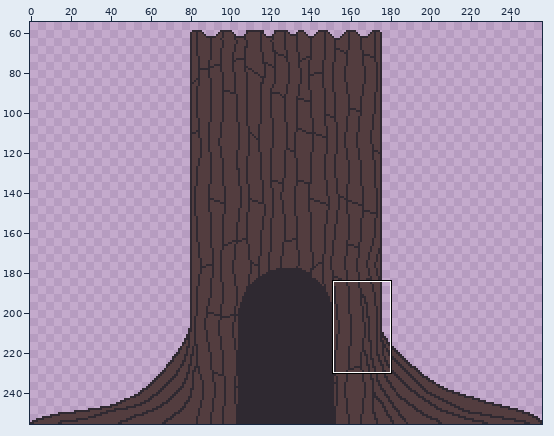
Edited in one commit: pixel-art file (Project/assets/world/building1.aseprite). The picture above shows the old version from afar; the outline marks the close-up.
Close-up. As it was:
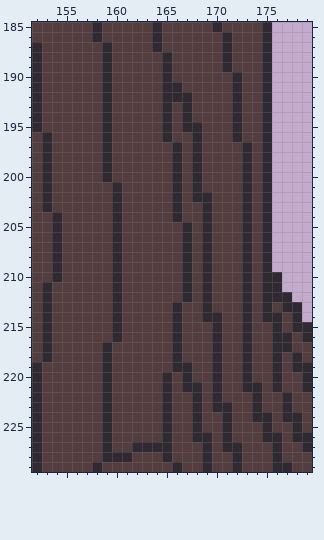
256x256 pixels, 1 frame. Colours within 5 levels of each other are drawn and written as one. Shown: x 152..179, y 185..229. The wide view leaves out empty margins.
Once edited:
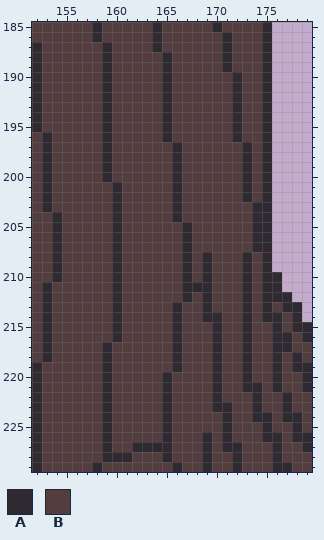
Palette (. is transparent): A #2f2931  B #533d3f
Change:
{"change": "layer \"roots\" added"}
{"where": "layers \"roots\", \"trunk\""}
{"y":191,"x":166,"old":"A","new":"B"}
{"y":192,"x":166,"old":"AA","new":"BB"}
{"y":193,"x":167,"old":"A","new":"B"}
{"y":194,"x":167,"old":"A","new":"B"}
{"y":195,"x":167,"old":"AA","new":"BB"}
{"y":196,"x":168,"old":"A","new":"B"}
{"y":197,"x":168,"old":"A","new":"B"}
{"y":198,"x":168,"old":"A","new":"B"}
{"y":199,"x":168,"old":"A","new":"B"}
{"y":200,"x":168,"old":"A","new":"B"}
{"y":201,"x":168,"old":"A","new":"B"}
{"y":202,"x":168,"old":"AA","new":"BB"}
{"y":203,"x":169,"old":"A","new":"B"}
{"y":203,"x":173,"old":"AB","new":"BA"}
{"y":204,"x":169,"old":"A","new":"B"}
{"y":204,"x":173,"old":"AB","new":"BA"}
{"y":205,"x":169,"old":"A","new":"B"}
{"y":205,"x":173,"old":"AB","new":"BA"}
{"y":206,"x":169,"old":"A","new":"B"}
{"y":206,"x":173,"old":"AB","new":"BA"}
{"y":207,"x":169,"old":"A","new":"B"}
{"y":207,"x":173,"old":"AB","new":"BA"}
{"y":211,"x":168,"old":"B","new":"A"}
{"y":219,"x":167,"old":"A","new":"B"}
{"y":220,"x":167,"old":"A","new":"B"}
{"y":221,"x":167,"old":"AA","new":"BB"}
{"y":222,"x":168,"old":"A","new":"B"}
{"y":223,"x":168,"old":"A","new":"B"}
{"y":224,"x":168,"old":"A","new":"B"}
{"y":225,"x":168,"old":"A","new":"B"}
{"y":226,"x":168,"old":"A","new":"B"}
